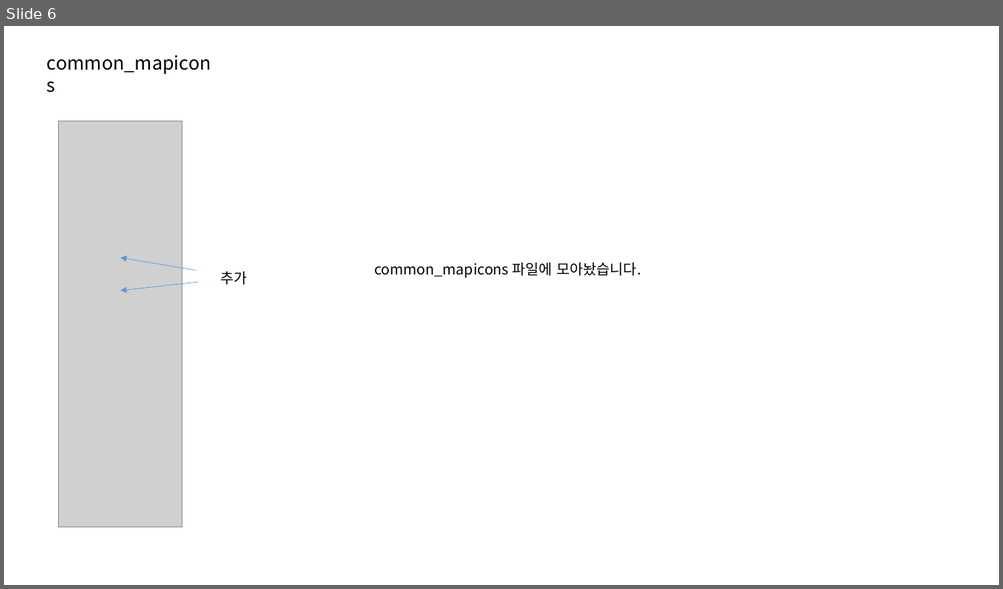
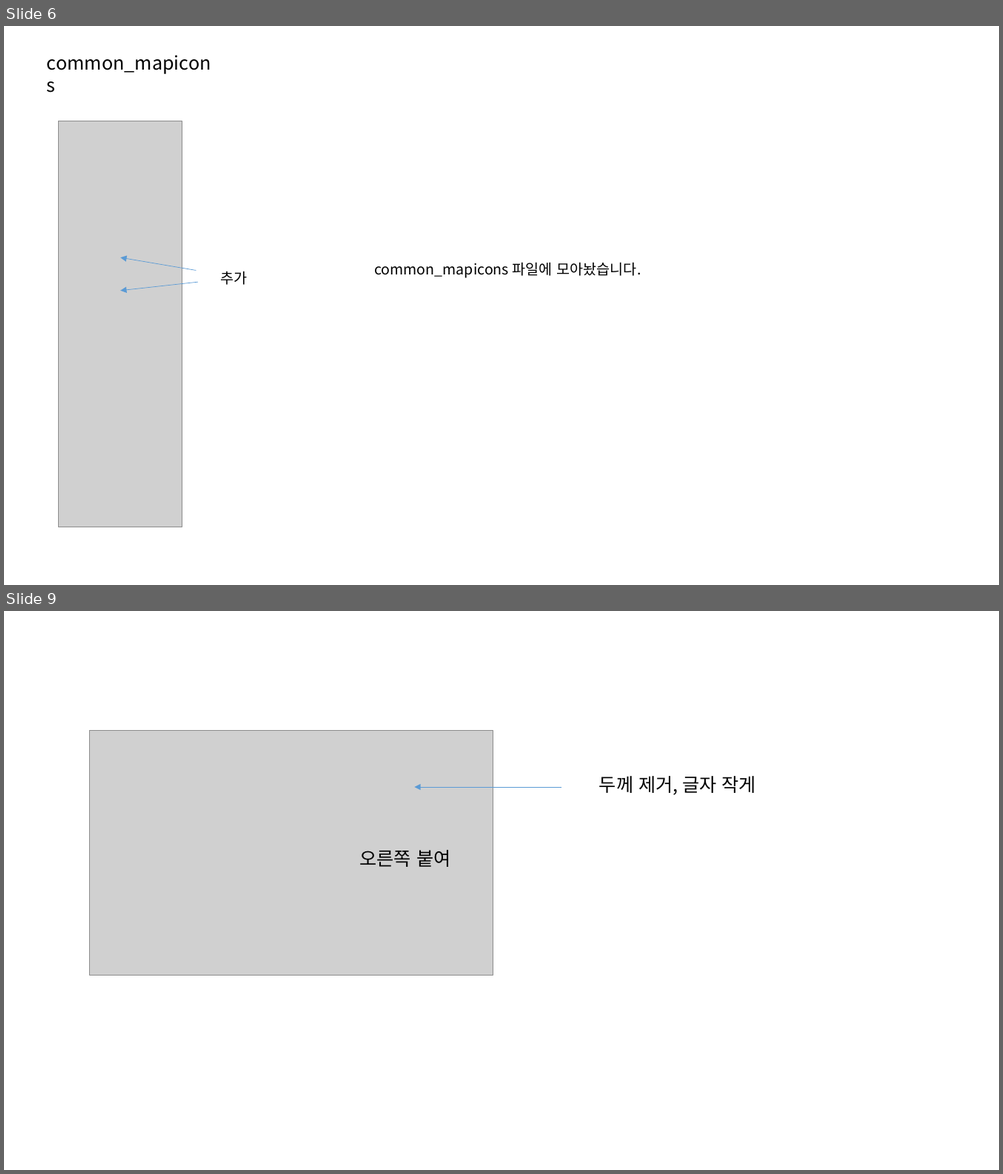
Before and after one commit to jeoungGyy/sejong, a slide deck: ppt/04-03.pptx. Shown one above the other, each under a label of ours: slide 6 before the commit, slides 6 and 9 after it; the slides between them are not shown. The pictures are 1003x589 and 1003x1174 pixels, drawn with LibreOffice and Linux fonts; fonts in the diff are those of the drawing; grey boxes stand for pictures. Boxes give left, top, right and bottom in pixels: in the first picture for what was removed or moved away, otherwise in the second. Text is boxed around its words. In the diff, an @@ line names an element or a change of style, - is before the commit and + after.

```diff
--- a/ppt/04-03.pptx
+++ b/ppt/04-03.pptx
@@ slide 9 added at box(4, 611, 999, 1170), background #FFFFFF @@
@@ picture added at box(89, 730, 492, 975) @@
@@ arrow added from (562, 787) to (415, 787), #5B9BD5 0.5 pt @@
@@ text added at box(599, 776, 756, 795), 18 pt, text #000000 @@
+두께 제거, 글자 작게
@@ text added at box(359, 850, 450, 867), 18 pt, text #000000 @@
+오른쪽 붙여
```
Also in this commit, not shown: 10 other slides added, 14 other files.
